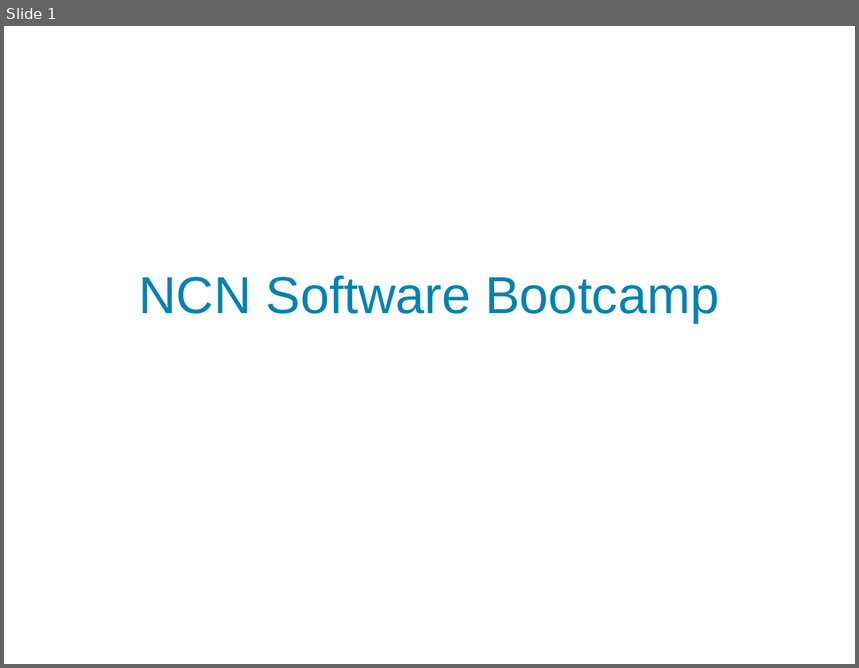
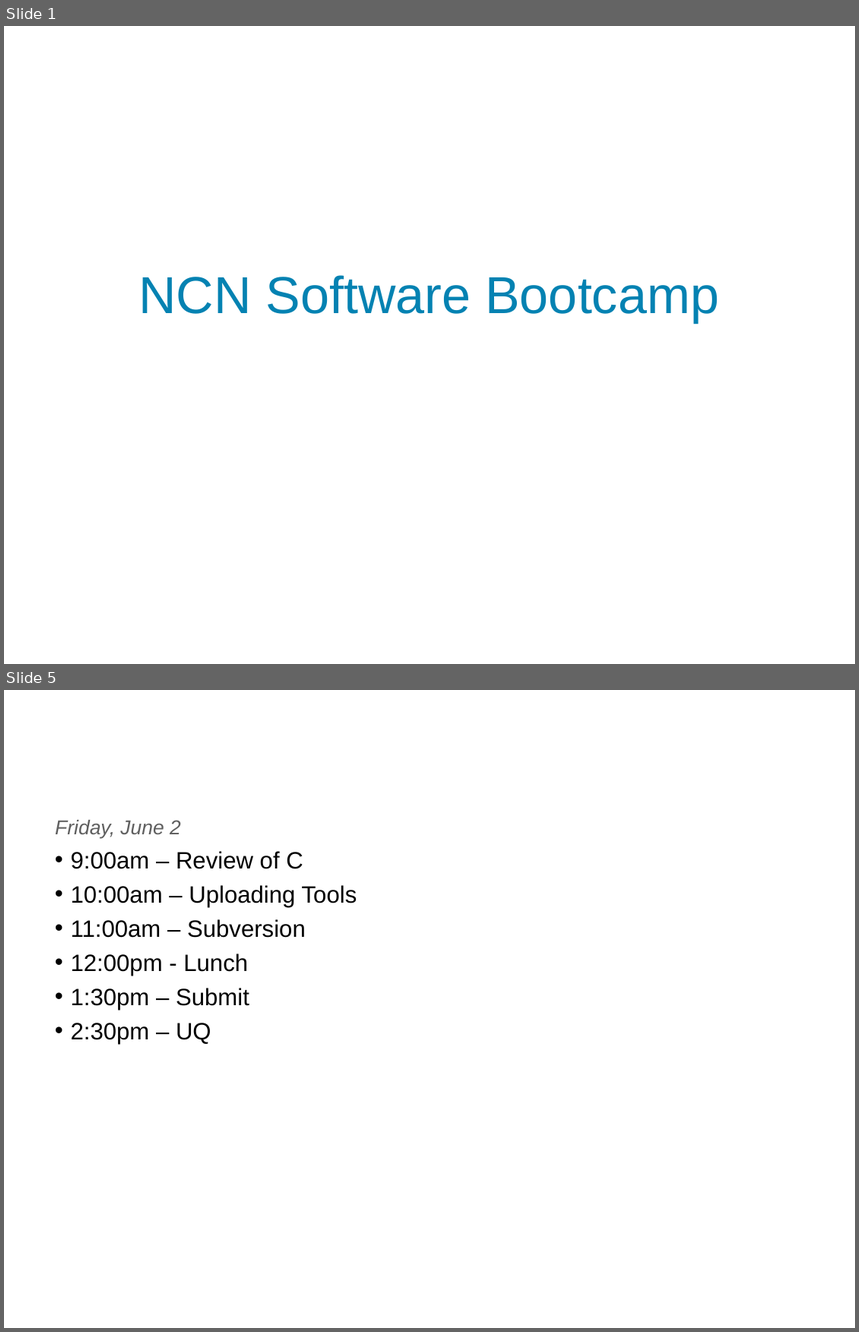
Before and after one commit to codedsk/ncnsoftwarebootcamp, a slide deck: Agenda.odp. Shown one above the other, each under a label of ours: slide 1 before the commit, slides 1 and 5 after it; the slides between them are not shown. The pictures are 859x668 and 859x1332 pixels, drawn with LibreOffice and Linux fonts; fonts in the diff are those of the drawing; background and template pictures are left out. Boxes give left, top, right and bottom in pixels: in the first picture for what was removed or moved away, otherwise in the second. Text is boxed around its words. In the diff, an @@ line names an element or a change of style, - is before the commit and + after.

```diff
--- a/Agenda.odp
+++ b/Agenda.odp
@@ slide 5 added at box(4, 690, 855, 1328), background #FFFFFF @@
@@ text added at box(55, 820, 357, 1044), 20 pt, text #000000 @@
+Friday, June 2
+• 9:00am – Review of C
+• 10:00am – Uploading Tools
+• 11:00am – Subversion
+• 12:00pm - Lunch
+• 1:30pm – Submit
+• 2:30pm – UQ
```
Also in this commit, not shown: 1 slide changed, 2 other slides added, 1 slide removed.
